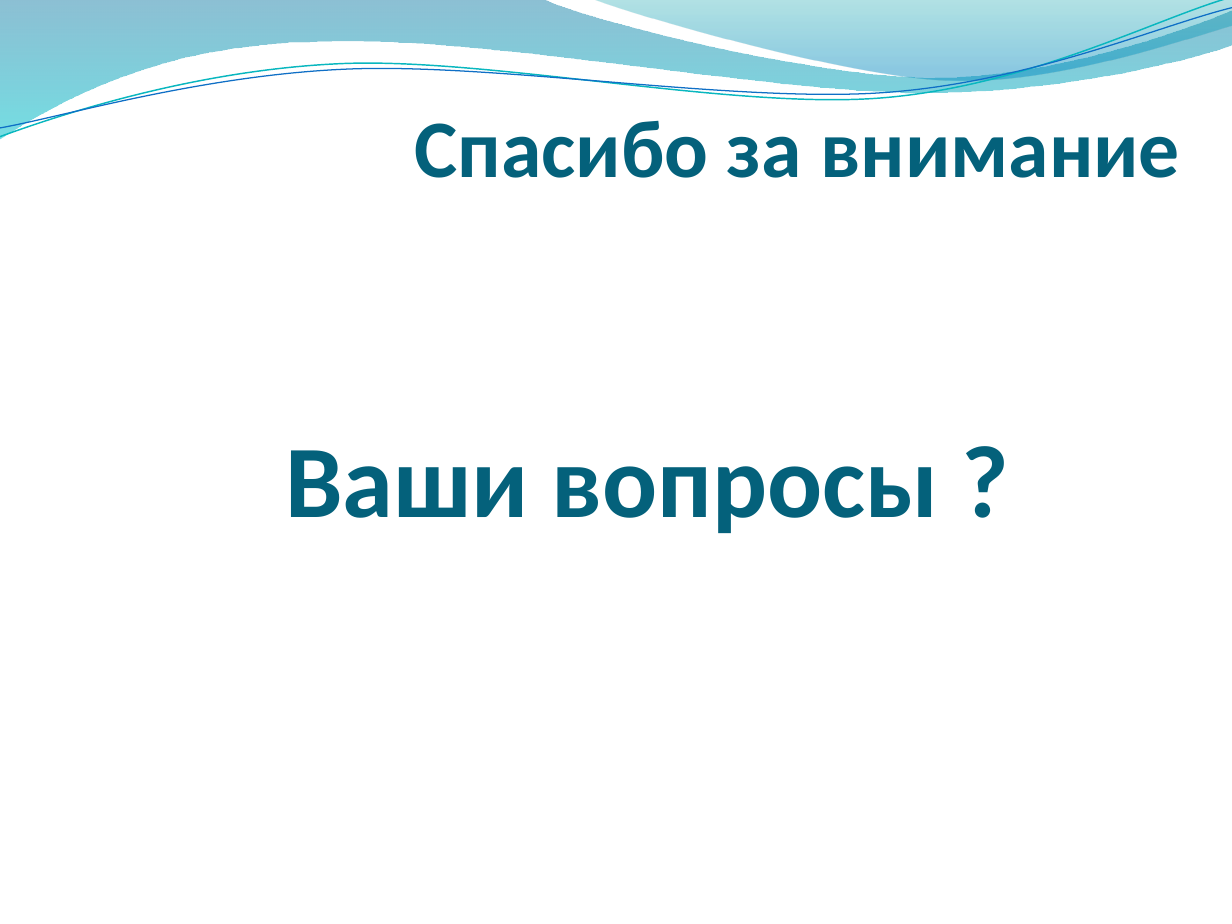
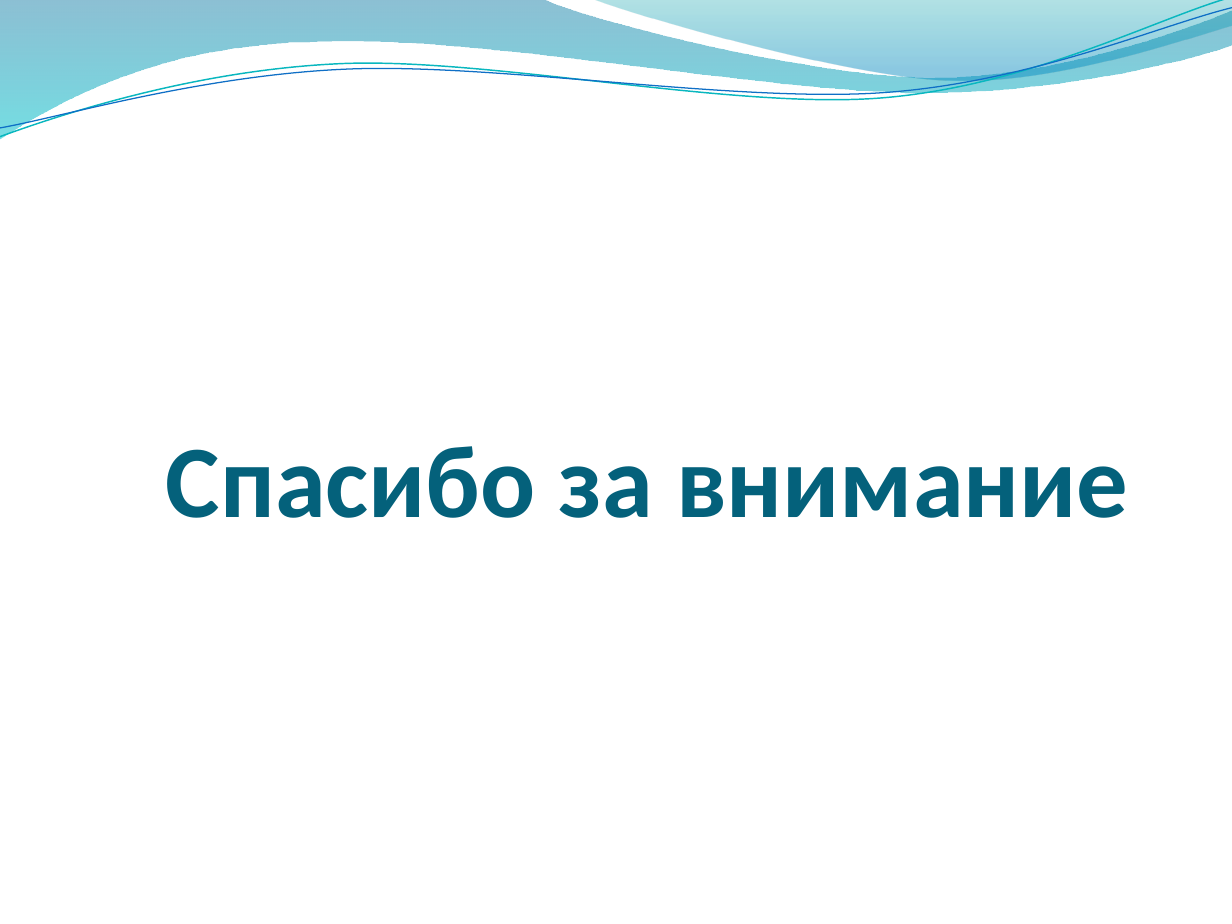
Before and after one commit to lesvilia/Chat, a slide deck: slide 12 of Documents/Презентация.pptx. Drawn at 1232x924 pixels with LibreOffice and Linux fonts; fonts in the diff are those of the drawing; background and template pictures are left out. Boxes give left, top, right and bottom in pixels: in the first picture for what was removed or moved away, otherwise in the second. Text is boxed around its words. In the diff, an @@ line names an element or a change of style, - is before the commit and + after.

```diff
--- a/Documents/Презентация.pptx
+++ b/Documents/Презентация.pptx
@@ title removed at bbox=[415, 120, 1180, 178] @@
-Спасибо за внимание
@@ text at bbox=[166, 446, 1128, 518]: text changed @@
-Ваши вопросы ?
+Спасибо за внимание
```
Also in this commit, not shown: 5 other files.
